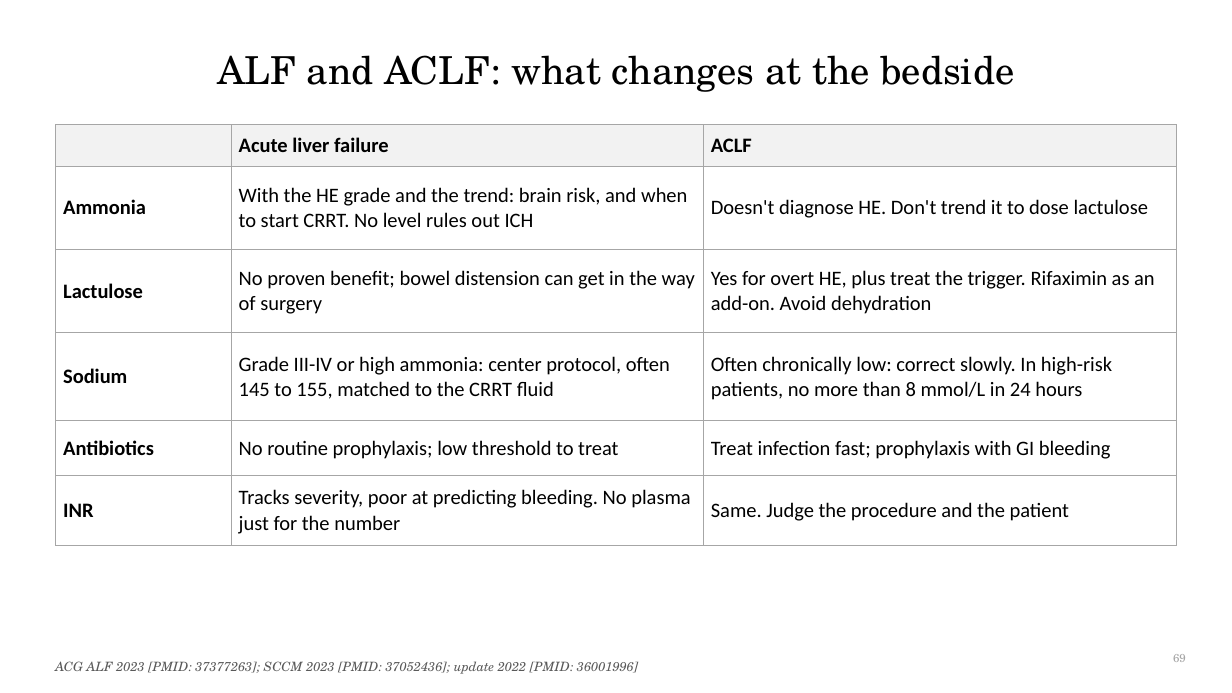
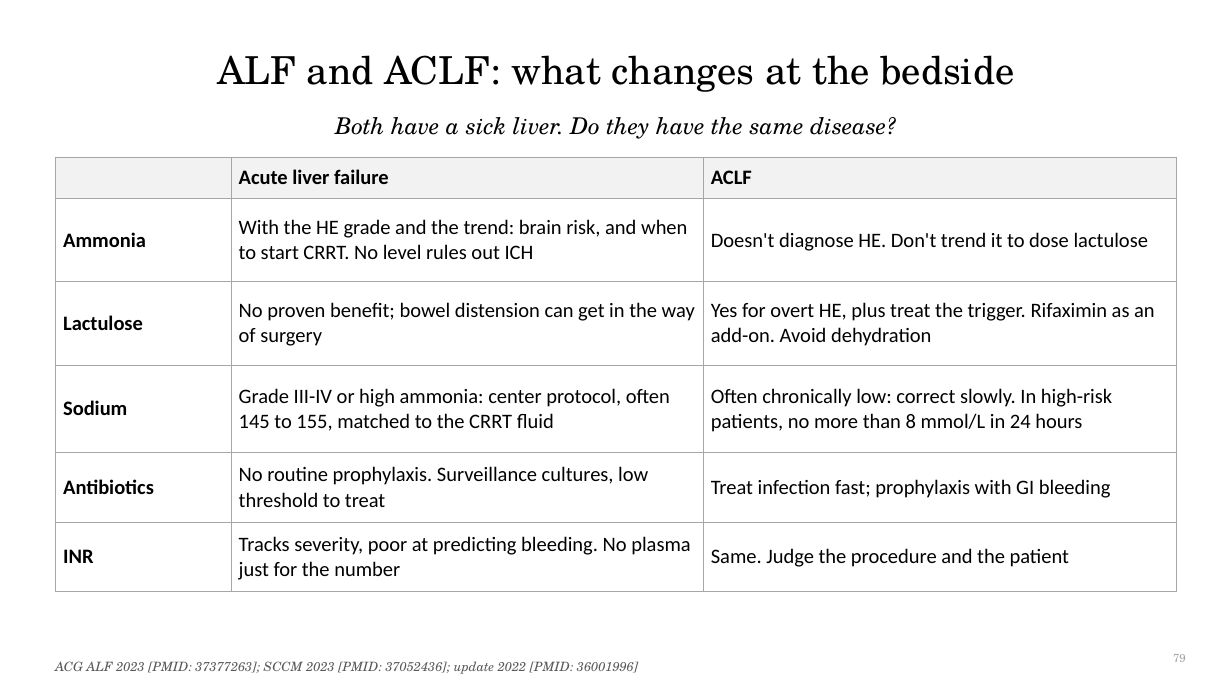
Before and after one commit to qaddodi/mohammad-almeqdadi-lectures, a slide deck: slide 79 of lectures/acute-liver-failure-aclf-in-icu/ALF and ACLF in the ICU.pptx (slide 69 before the commit). Drawn at 1232x693 pixels with LibreOffice and Linux fonts; fonts in the diff are those of the drawing. Boxes give left, top, right and bottom in pixels: in the first picture for what was removed or moved away, otherwise in the second. Text is boxed around its words. In the diff, an @@ line names an element or a change of style, - is before the commit and + after.

```diff
--- a/lectures/acute-liver-failure-aclf-in-icu/ALF and ACLF in the ICU.pptx
+++ b/lectures/acute-liver-failure-aclf-in-icu/ALF and ACLF in the ICU.pptx
@@ text added at (335, 117, 896, 139), 18 pt, text #000000, italic @@
+Both have a sick liver. Do they have the same disease?
@@ table at (55, 157, 1177, 584) @@
-row 5, column 2: No routine prophylaxis; low threshold to treat
+row 5, column 2: No routine prophylaxis. Surveillance cultures, low threshold to treat
@@ table: place and size @@
-table at (55, 125, 1177, 538)
+table at (55, 157, 1177, 584)
@@ page number at (1173, 654, 1186, 662): text changed @@
-69
+79
```
Also in this commit, not shown: 35 other slides changed, 12 slides added, 1 slide removed, 4 other files.
